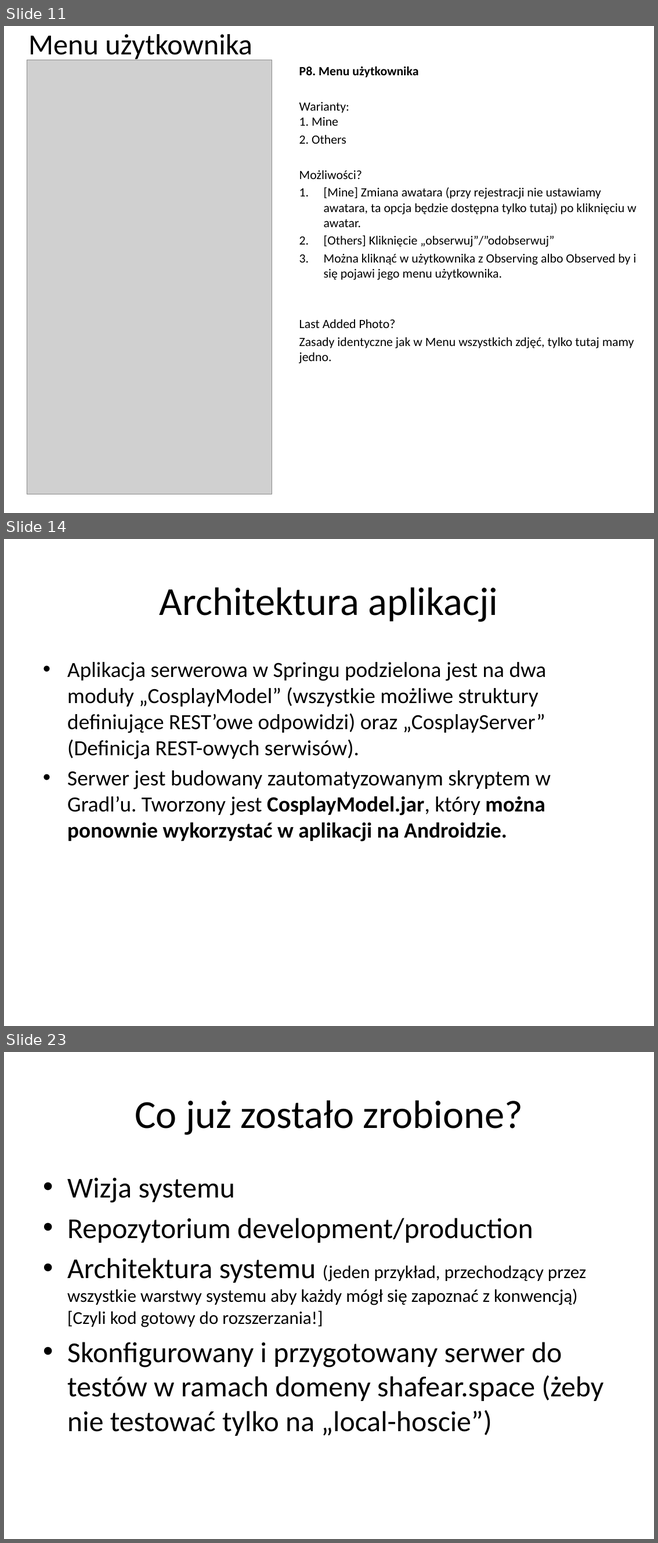
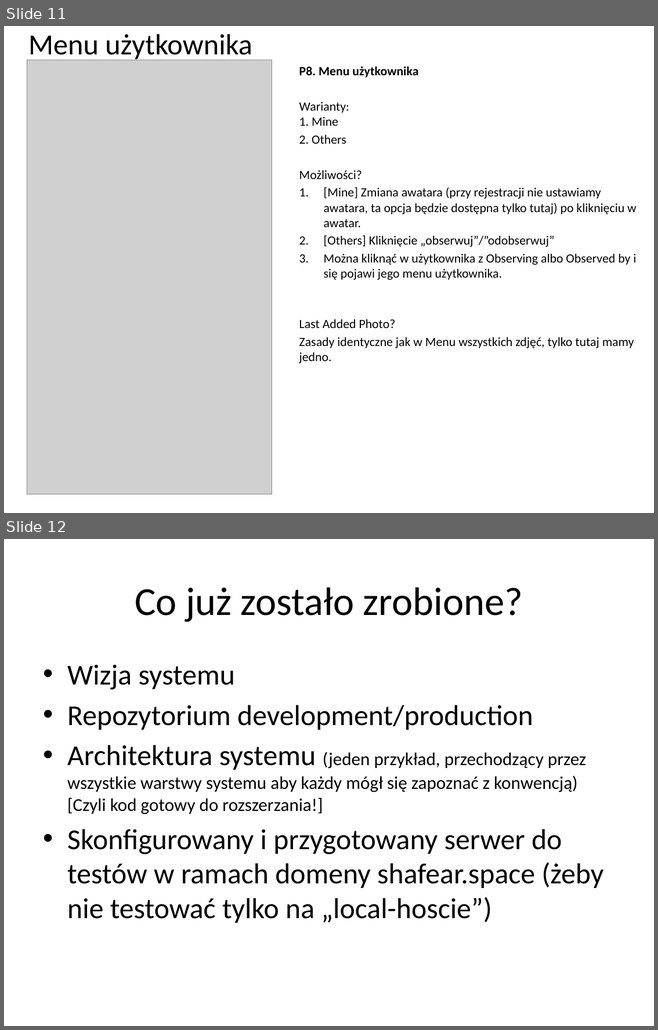
Before and after one commit to Antah/Projekt-zespolowy, a slide deck: Dokumentacja/Prototyp interfejsu/CosplayBook.pptx. Shown one above the other, each under a label of ours: slides 11, 14 and 23 before the commit, slides 11 and 12 after it; the slides between them are not shown. The pictures are 658x1543 and 658x1030 pixels, drawn with LibreOffice and Linux fonts; fonts in the diff are those of the drawing; grey boxes stand for pictures. Boxes give left, top, right and bottom in pixels: in the first picture for what was removed or moved away, otherwise in the second. Text is boxed around its words. In the diff, an @@ line names an element or a change of style, - is before the commit and + after.

```diff
--- a/Dokumentacja/Prototyp interfejsu/CosplayBook.pptx
+++ b/Dokumentacja/Prototyp interfejsu/CosplayBook.pptx
@@ slide 14 removed at (x1=4, y1=539, x2=654, y2=1026), background #FFFFFF @@
@@ title removed at (x1=159, y1=587, x2=498, y2=622) @@
-Architektura aplikacji
@@ text removed at (x1=67, y1=662, x2=550, y2=842) @@
-• Aplikacja serwerowa w Springu podzielona jest na dwa moduły „CosplayModel” (wszystkie możliwe struktury definiujące REST’owe odpowidzi) oraz „CosplayServer” (Definicja REST-owych serwisów).
-• Serwer jest budowany zautomatyzowanym skryptem w Gradl’u. Tworzony jest CosplayModel.jar, który można ponownie wykorzystać w aplikacji na Androidzie.
@@ what was slide 23 is now slide 12 @@
```
Also in this commit, not shown: 10 other slides removed.
